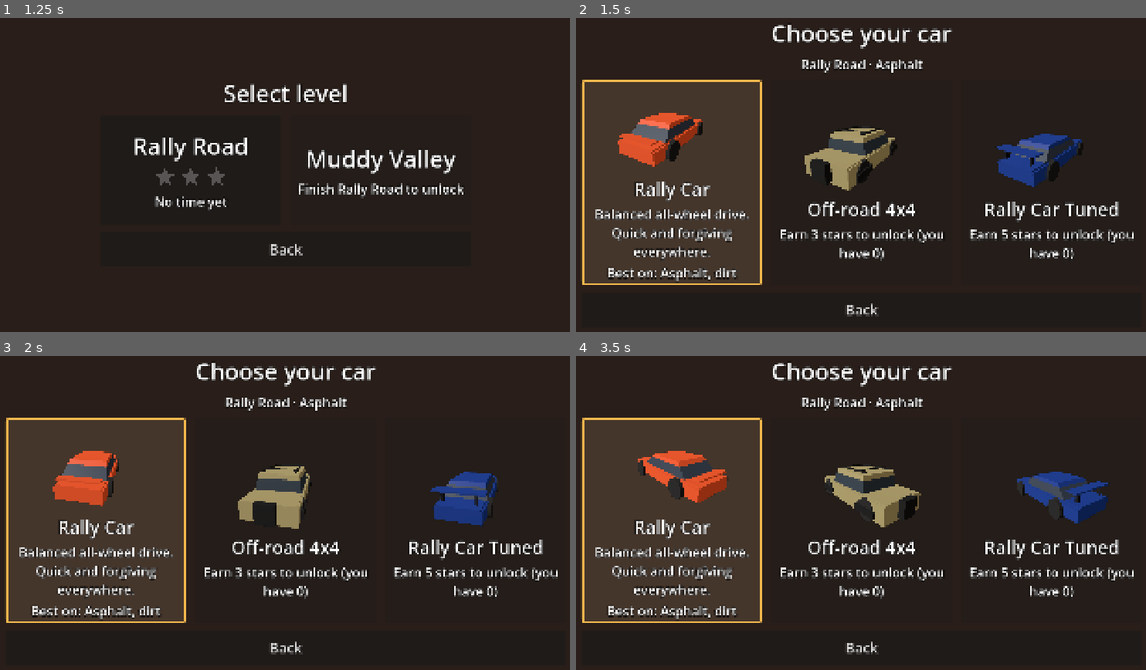
Above: before the commit, frames 1-4 (two rows, left to right).
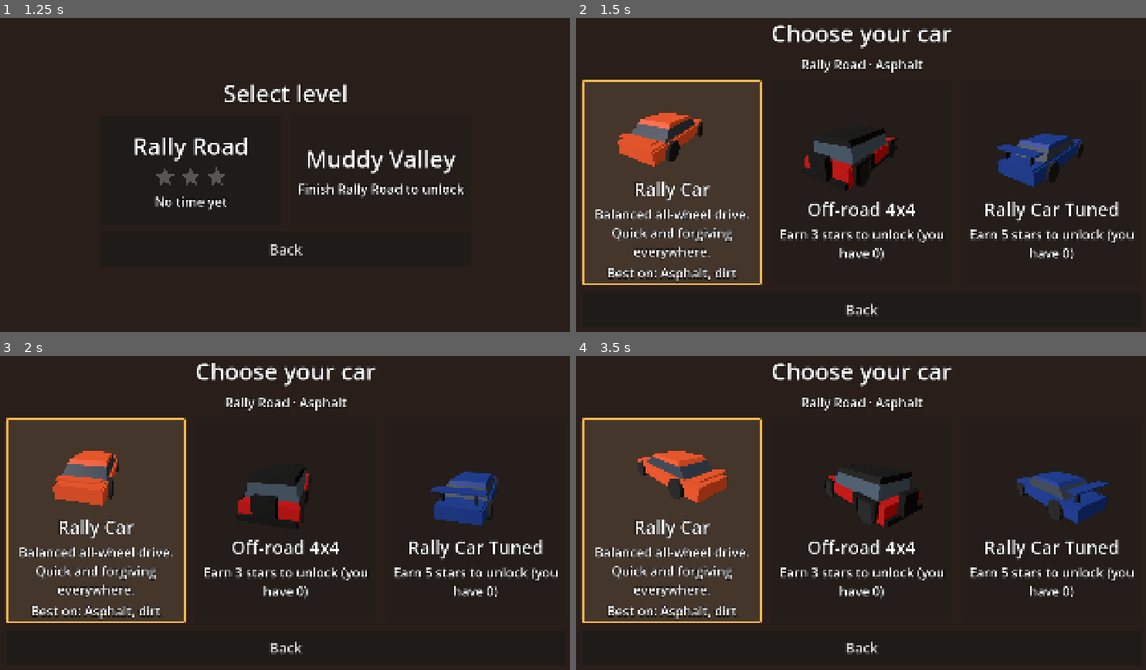
Above: after the commit, the same moments.

Repository: Stoian02/ridge
Game: Godot game, scene res://ui/main_menu.tscn
Two runs of this game, one before a commit and one after it. Both use one fixed random seed, a clock stepped at 60 frames per second and the inputs below.
Inputs (mouse positions are in pixels of both pictures, inside the frame that each line leads up to):
- Up to frame 1 (1.25 s): click "Play" at 0.5 s
- Up to frame 2 (1.5 s): click (764, 171) at 1.25 s
- Up to frame 3 (2 s): no input
- Up to frame 4 (3.5 s): tap Enter at 2 s; move the mouse to (997, 494) at 2.02 s; hold D 2.03-2.75 s; hold Shift 2.03-2.75 s; click (997, 494) at 2.17 s; drag from (735, 528) to (832, 578) at 2.77 s

Frame 1 is identical in both runs. In frame 2, 1.5% of the frame differs, in the area x 16-89%, y 33-56%; in frame 3, 1.4%; in frame 4, 1.8%, in the area x 10-86%, y 33-55%.

Commit message:
Remake the 4x4 as a red Bronco Raptor-style truck with jeep ground clearance
The body gets a black roof, a flat grille with square headlights, steel
bumpers, rock rails and wraparound flares sized to the wheels at rest.
The physics goes from 18.6 cm to 32 cm under the body:
- 0.45 m wheels
- a 0.6 m body box
- 0.165 m mounts
- final drive 4.6 to keep the pull
- wheel inertia 2.5
The 4x4 still finishes Rally Road in 1:40.5 and Muddy Valley in 1:34.9.

Co-Authored-By: Claude Opus 5 <noreply@anthropic.com>
Claude-Session: https://claude.ai/code/session_01RhfJavT34eWyW3enLLKWgH

Diff:
--- a/car/car_body_builder.gd
+++ b/car/car_body_builder.gd
@@ -29,7 +29,8 @@
 	var band := _cabin_outline(body, size, WINDOW_SHARE)
 	var roof := _cabin_outline(body, size, 1.0)
 	_add_cabin_section(tool, base, band, half.y, half.y + body.cabin_height * WINDOW_SHARE, body.window_color)
-	_add_cabin_section(tool, band, roof, half.y + body.cabin_height * WINDOW_SHARE, half.y + body.cabin_height, body.body_color)
+	var roof_color := body.trim_color if body.black_roof else body.body_color
+	_add_cabin_section(tool, band, roof, half.y + body.cabin_height * WINDOW_SHARE, half.y + body.cabin_height, roof_color)
 	_add_extras(tool, body, stats)
 	return tool.commit()
 
@@ -122,10 +123,43 @@
 		LowPolyMeshes._add_box(tool, Vector3(0.0, -half.y * 0.1, -half.z - 0.1), Vector3(size.x * 0.82, size.y * 0.7, 0.08), body.trim_color)
 		LowPolyMeshes._add_box(tool, Vector3(0.0, half.y * 0.55, -half.z - 0.05), Vector3(size.x * 0.6, 0.08, 0.14), body.trim_color)
 	if body.spare_wheel:
-		LowPolyMeshes._add_box(tool, Vector3(0.0, half.y * 0.2, half.z + 0.12),
+		# Carried above the bumper when there is one.
+		var spare_y := half.y * 0.2 + (size.y * 0.3 if body.steel_bumpers else 0.0)
+		LowPolyMeshes._add_box(tool, Vector3(0.0, spare_y, half.z + 0.12),
 				Vector3(stats.wheel_radius * 1.6, stats.wheel_radius * 1.6, 0.24), body.trim_color)
 	if body.fender_flares:
-		for axle_z: float in [-stats.wheelbase * 0.5, stats.wheelbase * 0.5]:
-			for side: float in [-1.0, 1.0]:
-				LowPolyMeshes._add_box(tool, Vector3(side * (half.x + 0.05), -half.y * 0.35, axle_z),
-						Vector3(0.1, size.y * 0.35, stats.wheel_radius * 2.4), body.trim_color)
+		_add_fender_flares(tool, body, stats)
+	if body.flat_grille:
+		var grille_y := half.y * 0.2
+		LowPolyMeshes._add_box(tool, Vector3(0.0, grille_y, -half.z - 0.015), Vector3(size.x * 0.82, size.y * 0.5, 0.03), body.trim_color)
+		for side: float in [-1.0, 1.0]:
+			LowPolyMeshes._add_box(tool, Vector3(side * size.x * 0.3, grille_y, -half.z - 0.035),
+					Vector3(size.x * 0.14, size.y * 0.26, 0.03), body.light_color)
+	if body.steel_bumpers:
+		for end: float in [-1.0, 1.0]:
+			LowPolyMeshes._add_box(tool, Vector3(0.0, -half.y + size.y * 0.18, end * (half.z + 0.06)),
+					Vector3(size.x * 0.98, size.y * 0.32, 0.14), body.trim_color)
+	if body.rock_rails:
+		for side: float in [-1.0, 1.0]:
+			LowPolyMeshes._add_box(tool, Vector3(side * (half.x - 0.02), -half.y + 0.04, 0.0),
+					Vector3(0.12, 0.1, stats.wheelbase - stats.wheel_radius * 2.6), body.trim_color)
+
+
+## An arch over each wheel as it sits at rest: a top over the tyre and a leg down
+## each side of it to the wheel's centre, just outside the tyre's outer face.
+static func _add_fender_flares(tool: SurfaceTool, body: CarBodyDef, stats: CarStats) -> void:
+	var wheel_y := stats.wheel_rest_height()
+	var arch_top := wheel_y + stats.wheel_radius + 0.08
+	var leg_bottom := wheel_y - stats.wheel_radius * 0.2
+	var reach := stats.wheel_radius * 1.3
+	# From just inside the body's side out past the tyre's outer face.
+	var inner_x := stats.body_size.x * 0.5 - 0.06
+	var outer_x := maxf(stats.body_size.x * 0.5, (stats.track_width + stats.wheel_width) * 0.5) + 0.06
+	var centre_x := (inner_x + outer_x) * 0.5
+	var width := outer_x - inner_x
+	for axle_z: float in [-stats.wheelbase * 0.5, stats.wheelbase * 0.5]:
+		for side: float in [-1.0, 1.0]:
+			LowPolyMeshes._add_box(tool, Vector3(side * centre_x, arch_top - 0.06, axle_z), Vector3(width, 0.12, reach * 2.0), body.trim_color)
+			for end: float in [-1.0, 1.0]:
+				LowPolyMeshes._add_box(tool, Vector3(side * centre_x, (leg_bottom + arch_top) * 0.5, axle_z + end * (reach - 0.1)),
+						Vector3(width, arch_top - leg_bottom, 0.2), body.trim_color)
--- a/car/car_body_def.gd
+++ b/car/car_body_def.gd
@@ -8,6 +8,8 @@
 @export var window_color: Color = Color(0.2, 0.24, 0.3)
 @export var trim_color: Color = Color(0.12, 0.12, 0.13)
 @export var rim_color: Color = Color(0.75, 0.75, 0.78)
+## Headlights, on bodies with a flat grille.
+@export var light_color: Color = Color(0.96, 0.94, 0.84)
 
 @export_group("Shape")
 ## Hood in front of the windscreen.
@@ -32,4 +34,13 @@
 @export var roof_rack: bool = false
 @export var bull_bar: bool = false
 @export var spare_wheel: bool = false
+## Arches over the wheels, sized to the wheels as they sit at rest.
 @export var fender_flares: bool = false
+## The roof in the trim colour, like a hardtop.
+@export var black_roof: bool = false
+## A flat trim-coloured grille across the nose with two square headlights.
+@export var flat_grille: bool = false
+## Thick trim-coloured bumpers at the nose and tail.
+@export var steel_bumpers: bool = false
+## Trim-coloured rails along the sills between the wheels.
+@export var rock_rails: bool = false
--- a/car/car_stats.gd
+++ b/car/car_stats.gd
@@ -137,3 +137,10 @@
 	var x := -track_width * 0.5 if is_left else track_width * 0.5
 	var z := -wheelbase * 0.5 if is_front else wheelbase * 0.5
 	return Vector3(x, wheel_mount_height, z)
+
+
+## Height of a wheel's centre relative to the body origin with the car at rest on
+## flat ground, each spring carrying a quarter of the weight.
+func wheel_rest_height() -> float:
+	var sag := clampf(mass * 9.8 / 4.0 / spring_stiffness, 0.0, suspension_length)
+	return wheel_mount_height - (suspension_length - sag)
--- a/car/cars/offroad_4x4.tres
+++ b/car/cars/offroad_4x4.tres
@@ -6,22 +6,24 @@
 
 [sub_resource type="Resource" id="Resource_body"]
 script = ExtResource("2_body")
-body_color = Color(0.62, 0.58, 0.4, 1)
-window_color = Color(0.18, 0.22, 0.26, 1)
-trim_color = Color(0.1, 0.1, 0.1, 1)
-rim_color = Color(0.2, 0.2, 0.2, 1)
-hood_length = 0.28
-cabin_length = 0.42
-cabin_height = 0.62
-windscreen_slope = 0.05
-rear_window_slope = 0.02
-nose_taper = 0.06
-tail_taper = 0.02
-bevel = 0.05
-roof_rack = true
-bull_bar = true
+body_color = Color(0.72, 0.07, 0.06, 1)
+window_color = Color(0.26, 0.33, 0.4, 1)
+trim_color = Color(0.08, 0.08, 0.08, 1)
+rim_color = Color(0.25, 0.25, 0.26, 1)
+hood_length = 0.3
+cabin_length = 0.58
+cabin_height = 0.75
+windscreen_slope = 0.04
+rear_window_slope = 0.0
+nose_taper = 0.02
+tail_taper = 0.0
+bevel = 0.04
 spare_wheel = true
 fender_flares = true
+black_roof = true
+flat_grille = true
+steel_bumpers = true
+rock_rails = true
 
 [resource]
 script = ExtResource("1_def")
--- a/car/offroad_4x4.tres
+++ b/car/offroad_4x4.tres
@@ -9,14 +9,14 @@
 mass = 2150.0
 center_of_mass = Vector3(0, -0.05, 0)
 inertia = Vector3(3800, 4300, 1000)
-body_size = Vector3(1.95, 0.7, 4.6)
+body_size = Vector3(1.95, 0.6, 4.6)
 aero_drag = 0.6
-wheel_radius = 0.4
+wheel_radius = 0.45
 wheel_width = 0.3
 track_width = 1.72
 wheelbase = 2.95
-wheel_mount_height = 0.2
-wheel_inertia = 2.0
+wheel_mount_height = 0.165
+wheel_inertia = 2.5
 suspension_length = 0.5
 spring_stiffness = 32000.0
 compress_damping = 2800.0
@@ -38,7 +38,7 @@
 engine_braking_nm = 90.0
 gear_ratios = PackedFloat32Array(4.2, 2.6, 1.75, 1.3, 1.0, 0.8)
 reverse_ratio = 3.8
-final_drive = 4.1
+final_drive = 4.6
 upshift_rpm = 5400.0
 downshift_rpm = 2200.0
 shift_time = 0.2
--- a/tests/scenarios/test_cars.gd
+++ b/tests/scenarios/test_cars.gd
@@ -183,6 +183,21 @@
 	await _free(ground)
 
 
+func test_the_4x4_rests_with_jeep_ground_clearance() -> void:
+	var ground := ScenarioHelper.make_flat_ground(ASPHALT)
+	add_child(ground)
+	var car: Car = CAR_SCENE.instantiate()
+	car.stats = OFFROAD.stats
+	car.position = Vector3(0.0, 1.5, 0.0)
+	add_child(car)
+	await wait_physics_frames(ScenarioHelper.ticks(3.0))
+	var clearance := car.global_position.y - OFFROAD.stats.body_size.y * 0.5
+	gut.p("4x4 at rest on flat asphalt: %.0f cm under the body" % (clearance * 100.0))
+	assert_between(clearance, 0.30, 0.36, "jeep ground clearance, like a Bronco Raptor's 33 cm")
+	await _free(car)
+	await _free(ground)
+
+
 func test_a_run_drives_the_car_chosen_in_car_select() -> void:
 	var state := SaveSandbox.game_state()
 	state.record_finish(state.catalog.levels[0], 60.0, {})
--- a/tests/unit/test_car_body_builder.gd
+++ b/tests/unit/test_car_body_builder.gd
@@ -14,6 +14,10 @@
 	body.bull_bar = true
 	body.spare_wheel = true
 	body.fender_flares = true
+	body.black_roof = true
+	body.flat_grille = true
+	body.steel_bumpers = true
+	body.rock_rails = true
 	return body
 
 
@@ -35,7 +39,30 @@
 	assert_between(_vertices(plain).size() / 3, 40, 400)
 	assert_true(_has_color(plain, body.body_color), "body colour")
 	assert_true(_has_color(plain, body.window_color), "window colour")
-	assert_lt(_vertices(CarBodyBuilder.build(_every_extra(), RALLY_STATS)).size() / 3, 400, "with every extra")
+	assert_lt(_vertices(CarBodyBuilder.build(_every_extra(), RALLY_STATS)).size() / 3, 600, "with every extra")
+
+
+func test_jeep_extras_add_a_black_grille_headlights_and_a_black_roof() -> void:
+	var body := CarBodyDef.new()
+	body.trim_color = Color(0.05, 0.05, 0.05)
+	var plain := CarBodyBuilder.build(body, RALLY_STATS)
+	assert_false(_has_color(plain, body.trim_color), "no trim on a plain body")
+	assert_false(_has_color(plain, body.light_color), "no lights on a plain body")
+	body.black_roof = true
+	body.flat_grille = true
+	body.steel_bumpers = true
+	body.rock_rails = true
+	var jeep := CarBodyBuilder.build(body, RALLY_STATS)
+	assert_true(_has_color(jeep, body.light_color), "headlights")
+	assert_true(_has_color(jeep, body.trim_color), "grille, bumpers and rails")
+	assert_gt(_vertices(jeep).size(), _vertices(plain).size())
+	var vertices := _vertices(jeep)
+	var colors: PackedColorArray = jeep.surface_get_arrays(0)[Mesh.ARRAY_COLOR]
+	var top := 0
+	for i in vertices.size():
+		if vertices[i].y > vertices[top].y:
+			top = i
+	assert_almost_eq(colors[top].r, body.trim_color.r, 0.02, "the roof is black")
 
 
 func test_a_plain_body_fills_the_footprint_and_rises_by_its_cabin() -> void:
--- a/tests/unit/test_car_stats.gd
+++ b/tests/unit/test_car_stats.gd
@@ -39,3 +39,8 @@
 	# the middle third of its travel, so it can both compress and extend.
 	var sag := RALLY.mass * 9.8 / 4.0 / RALLY.spring_stiffness
 	assert_between(sag / RALLY.suspension_length, 0.25, 0.5)
+
+
+func test_wheel_rest_height_is_the_mount_less_the_travel_left_after_sag() -> void:
+	var sag := RALLY.mass * 9.8 / 4.0 / RALLY.spring_stiffness
+	assert_almost_eq(RALLY.wheel_rest_height(), RALLY.wheel_mount_height - (RALLY.suspension_length - sag), 0.0001)
--- a/ui/car_preview.gd
+++ b/ui/car_preview.gd
@@ -74,7 +74,8 @@
 			var wheel := MeshInstance3D.new()
 			wheel.mesh = tire
 			wheel.material_override = tire_material
-			# Roughly where the wheel rests with the car on its springs.
-			wheel.position = stats.wheel_mount_position(is_front, is_left) - Vector3(0.0, stats.suspension_length * 0.6, 0.0)
+			# Where the wheel rests with the car on its springs.
+			wheel.position = stats.wheel_mount_position(is_front, is_left)
+			wheel.position.y = stats.wheel_rest_height()
 			wheel.rotation_degrees.z = 90.0
 			turntable.add_child(wheel)
Not shown, changed: docs/notes/performance-m3a.md
Not shown, changed: docs/superpowers/specs/2026-09-14-m3a-cars-and-car-select-design.md
